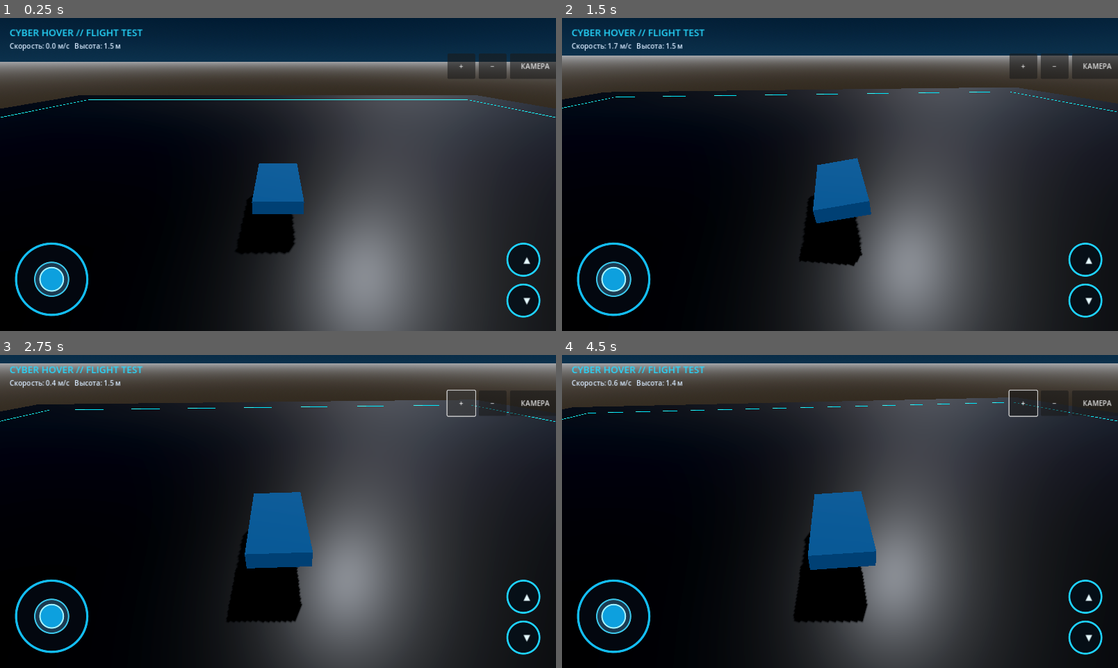
Above: before the commit, frames 1-4 (two rows, left to right).
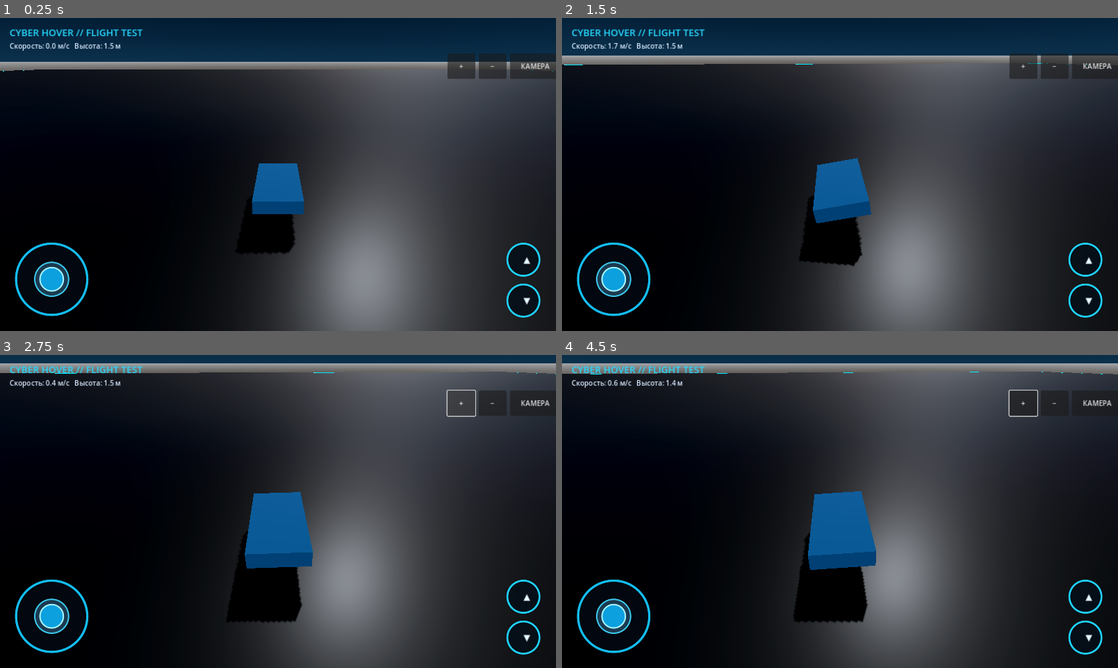
Above: after the commit, the same moments.

Repository: a89526425040-creator/CyberHoverDemo
Game: Godot game, scene res://main.tscn
The game is run twice, just before and just after one commit, with the same random seed, the same clock (stepped at 60 frames per second) and the same inputs.
Inputs (mouse positions are in pixels of both pictures, inside the frame that each line leads up to):
- Up to frame 1 (0.25 s): no input
- Up to frame 2 (1.5 s): tap Enter at 0.5 s; move the mouse to (962, 158) at 0.52 s; hold D 0.53-1.25 s; tap Ctrl at 0.6 s; click (962, 158) at 0.67 s; tap Space at 0.77 s; drag from (728, 190) to (812, 237) at 1.27 s
- Up to frame 3 (2.75 s): click "+" at 2 s
- Up to frame 4 (4.5 s): move the mouse to (895, 442) at 2.77 s; hold D 2.78-3.5 s; tap Ctrl at 2.85, 4.35 s; drag from (812, 574) to (673, 464) at 3.52 s; move the mouse to (1006, 558) at 4.27 s; hold A from 4.28 s (still down)

The runs differ from the first frame. In frame 1, 7.0% of the frame differs, in the area x 0-100%, y 16-32%; in frame 2, 6.1%; in frame 3, 6.9%; in frame 4, 6.9%.

Commit message:
Expand flight test platform to 500 meter square

Diff:
--- a/scripts/world.gd
+++ b/scripts/world.gd
@@ -148,7 +148,7 @@
     var floor := StaticBody3D.new()
     var mesh := MeshInstance3D.new()
     var box := BoxMesh.new()
-    box.size = Vector3(100, 1, 100)
+    box.size = Vector3(500, 1, 500)
     mesh.mesh = box
     var mat := StandardMaterial3D.new()
     mat.albedo_color = Color(0.035, 0.055, 0.08)
@@ -167,7 +167,7 @@
     for i in range(4):
         var strip := MeshInstance3D.new()
         var strip_mesh := BoxMesh.new()
-        strip_mesh.size = Vector3(0.15, 0.04, 84) if i < 2 else Vector3(84, 0.04, 0.15)
+        strip_mesh.size = Vector3(0.15, 0.04, 480) if i < 2 else Vector3(480, 0.04, 0.15)
         strip.mesh = strip_mesh
         var glow := StandardMaterial3D.new()
         glow.albedo_color = Color(0.02, 0.65, 0.9)
@@ -175,7 +175,7 @@
         glow.emission = Color(0.02, 0.45, 0.9)
         glow.emission_energy_multiplier = 2.0
         strip.material_override = glow
-        strip.position = [Vector3(-42, 0.03, 0), Vector3(42, 0.03, 0), Vector3(0, 0.03, -42), Vector3(0, 0.03, 42)][i]
+        strip.position = [Vector3(-240, 0.03, 0), Vector3(240, 0.03, 0), Vector3(0, 0.03, -240), Vector3(0, 0.03, 240)][i]
         add_child(strip)
 
 func _make_vehicle() -> void:
